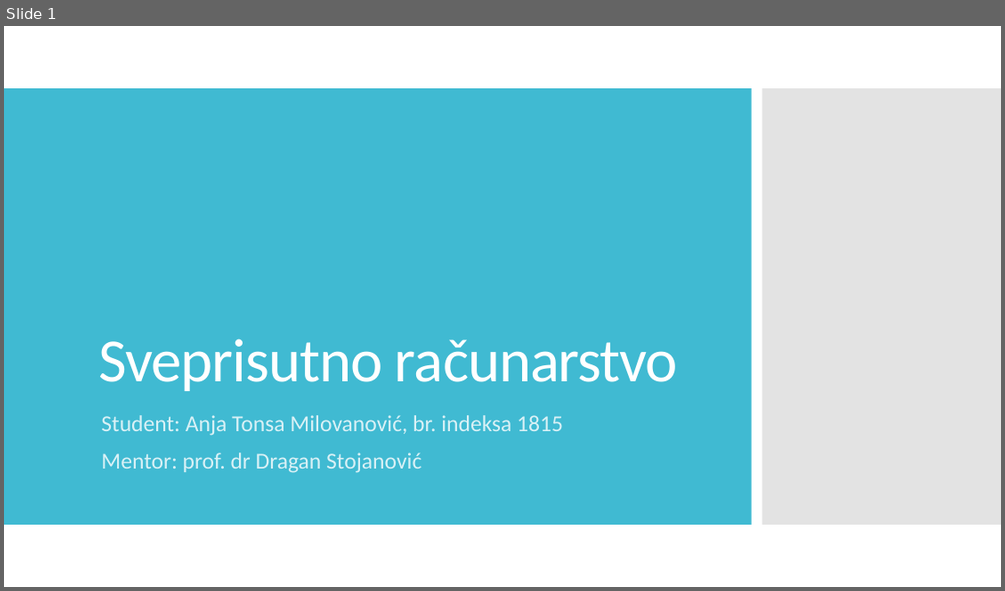
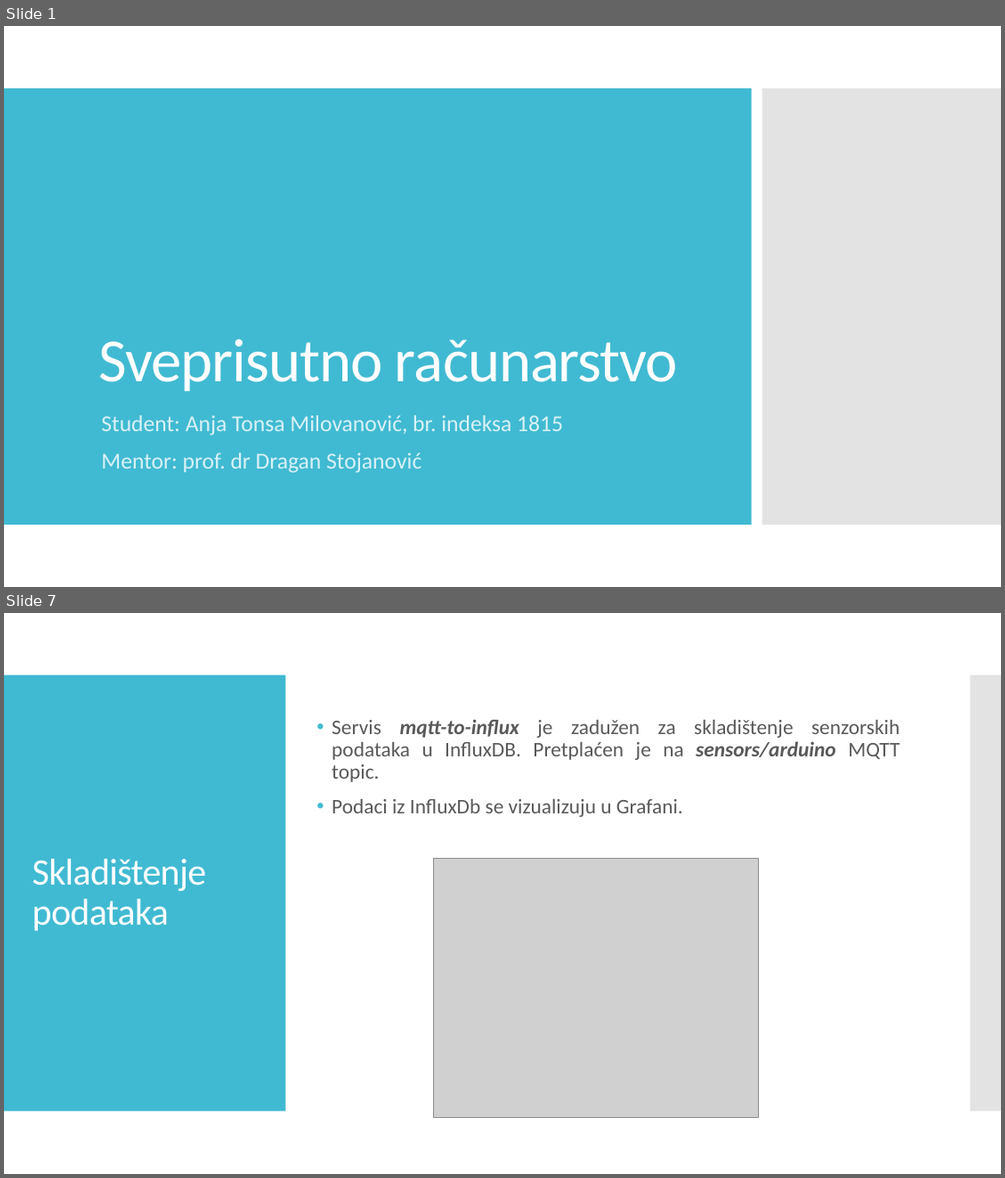
Before and after one commit to anjatonsa/ips-project2, a slide deck: Sveprisutno računarstvo - Projekat 2.pptx. Shown one above the other, each under a label of ours: slide 1 before the commit, slides 1 and 7 after it; the slides between them are not shown. The pictures are 1005x591 and 1005x1178 pixels, drawn with LibreOffice and Linux fonts; fonts in the diff are those of the drawing; grey boxes stand for pictures. Boxes give left, top, right and bottom in pixels: in the first picture for what was removed or moved away, otherwise in the second. Text is boxed around its words. In the diff, an @@ line names an element or a change of style, - is before the commit and + after.

```diff
--- a/Sveprisutno računarstvo - Projekat 2.pptx
+++ b/Sveprisutno računarstvo - Projekat 2.pptx
@@ slide 7 added at [4,613,1001,1174], background #FFFFFF @@
@@ rectangle added at [4,675,286,1111], fill #40BAD2 @@
@@ rectangle added at [971,675,1001,1111], fill #C8C8C8 at 50% opacity @@
@@ text added at [332,719,899,817], 20 pt, text #595959 @@
+• Servis mqtt-to-influx je zadužen za skladištenje senzorskih podataka u InfluxDB. Pretplaćen je na sensors/arduino MQTT topic.
+• Podaci iz InfluxDb se vizualizuju u Grafani.
@@ title added at [32,859,207,931], 36 pt, text #FFFFFF @@
+Skladištenje podataka
@@ picture added at [433,859,758,1118] @@
```
Also in this commit, not shown: 5 slides changed, 2 other slides added, 3 slides removed, 3 other files.
